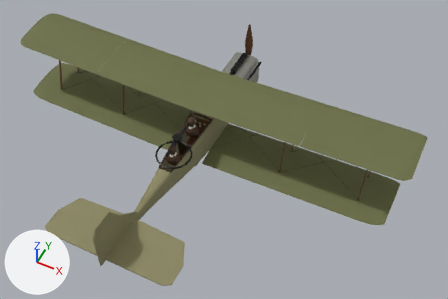
Before and after pictures for a commit that changed the glTF model public/models/halberstadt_clii.glb.
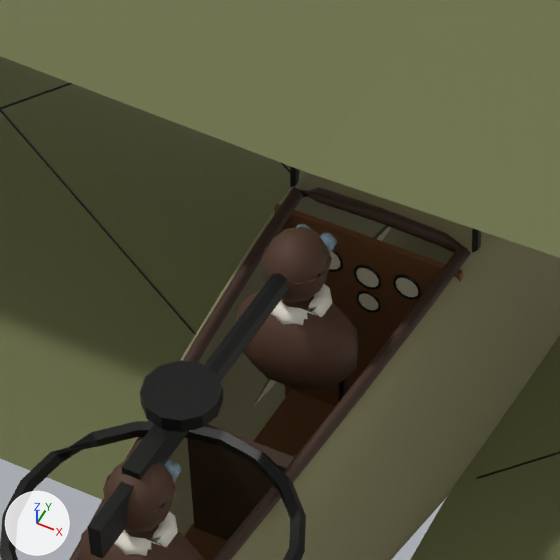
Old and new are each drawn whole from a camera (50 mm lens) standing at (5.55, -10.35, 11.79) and looking at (0.82, -0.9, -0.03) and again close up on the part from 35% to 50% of the width and 30% to 53% of the height. Lighting does not change. The marker at lower left points along +X, +Y and +Z. The older version's two pictures come first. Where no turn or scale is listed for an object, it has been applied to the vertices. Vertices at exactly the same position are counted once.

The first close-up shows 'Coaming', 'CockpitInterior', 'Fuselage', 'Gauge_Alt', 'Gauge_Compass', 'Gauge_RPM', 'Gauge_Speed', 'Gun_Flexible', 'Gunner_Figure', 'Guns', 'Pilot_Figure', 'Wing_Lower_L', 'Wing_Lower_R', 'Wing_Upper_L', 'Wing_Upper_R', 'Wires' and 5 more.
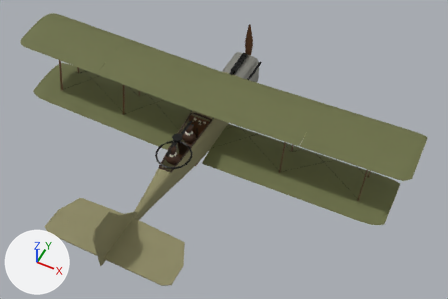
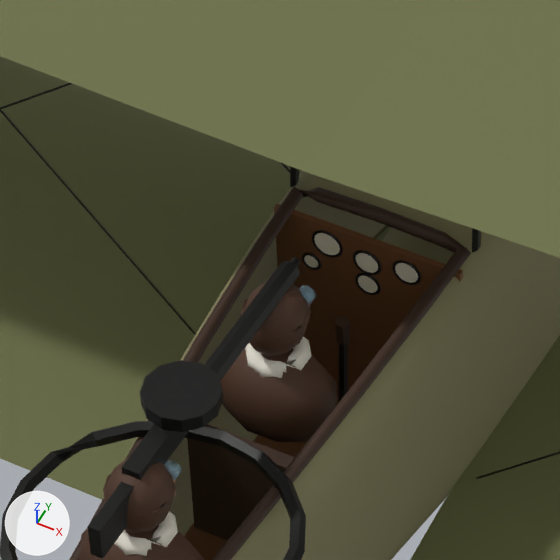
The change, as a diff of the scene's bpy script:
```diff
--- a/public/models/halberstadt_clii.glb.py
+++ b/public/models/halberstadt_clii.glb.py
@@ me_pilot_figure @@
 # used by ob_pilot_figure; location = (0.0, 0.0, 0.0)
-me_pilot_figure.from_pydata(...)  # 304 vertices, 588 faces; spans x -0.205..0.205, y -1.21..-0.93, z 0.28..0.87
+me_pilot_figure.from_pydata(...)  # 304 vertices, 588 faces; spans x -0.205..0.205, y -1.35..-1.07, z 0.18..0.77
+# me_pilot_figure part 1: the whole mesh is moved by (0.0, -0.14, -0.1)
 me_pilot_figure.materials.append(mat_pilot)
@@ ob_gauge_alt @@
 ob_gauge_alt = bpy.data.objects.new('Gauge_Alt', me_gauge_alt)
-ob_gauge_alt.location = (0.0, -0.633, 0.303)
+ob_gauge_alt.location = (0.0, -0.633, 0.368)
@@ ob_gauge_compass @@
 ob_gauge_compass = bpy.data.objects.new('Gauge_Compass', me_gauge_compass)
-ob_gauge_compass.location = (0.0, -0.633, 0.193)
+ob_gauge_compass.location = (0.0, -0.633, 0.273)
@@ ob_gauge_rpm @@
 ob_gauge_rpm = bpy.data.objects.new('Gauge_RPM', me_gauge_rpm)
-ob_gauge_rpm.location = (-0.14, -0.633, 0.323)
+ob_gauge_rpm.location = (-0.14, -0.633, 0.388)
@@ ob_gauge_speed @@
 ob_gauge_speed = bpy.data.objects.new('Gauge_Speed', me_gauge_speed)
-ob_gauge_speed.location = (0.14, -0.633, 0.323)
+ob_gauge_speed.location = (0.14, -0.633, 0.388)
```

Location of each change, (x1, y1, x2, y2) in pixels of the close-ups (560 x 560 px):
'Pilot_Figure', moved
    before: (237, 224, 358, 390)
    after: (220, 282, 337, 442)
'Gauge_Speed', moved
    before: (396, 278, 418, 297)
    after: (395, 263, 418, 283)
'Gauge_Alt', moved
    before: (356, 268, 379, 287)
    after: (356, 253, 378, 273)
'Gauge_RPM', moved
    before: (329, 251, 340, 270)
    after: (314, 233, 340, 255)
'Gauge_Compass', moved
    before: (359, 294, 378, 310)
    after: (358, 276, 378, 293)
